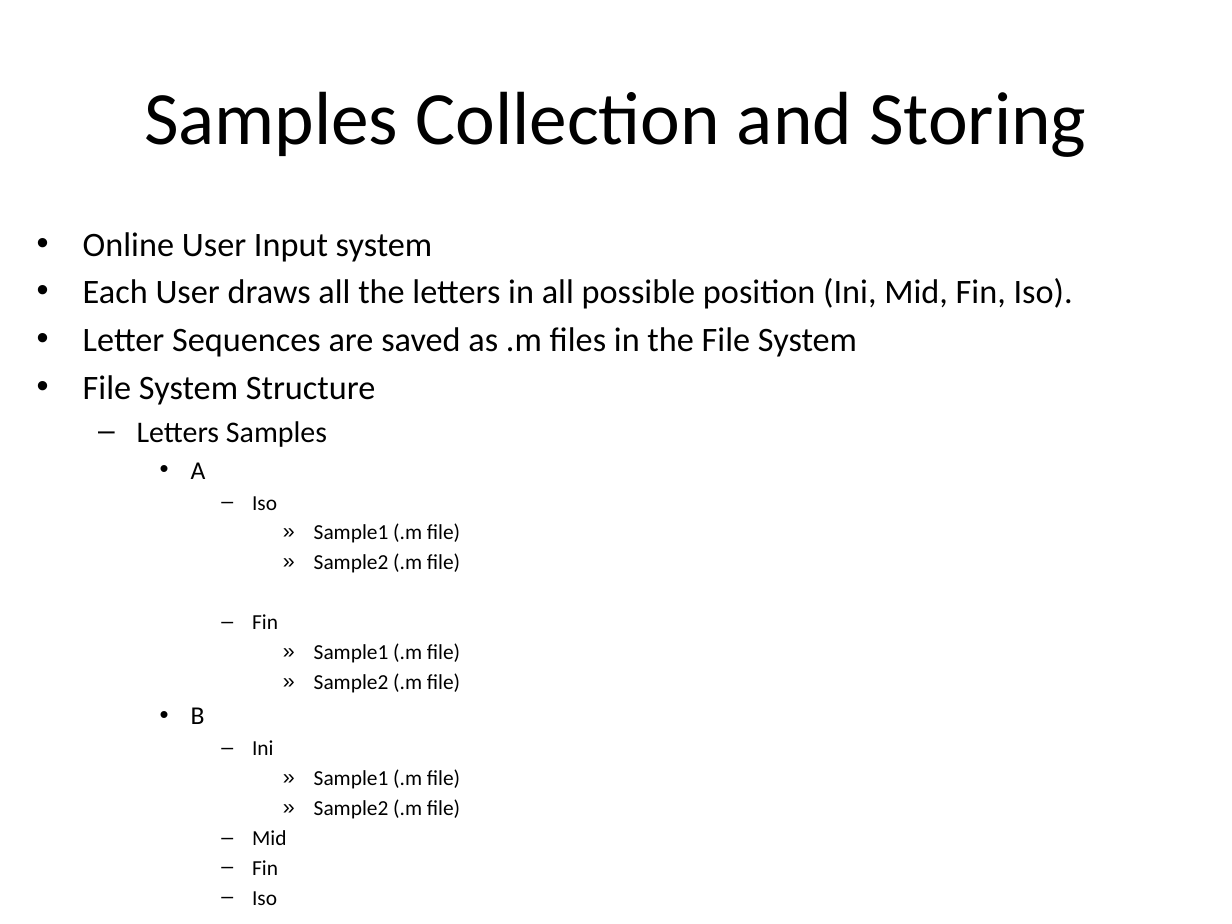
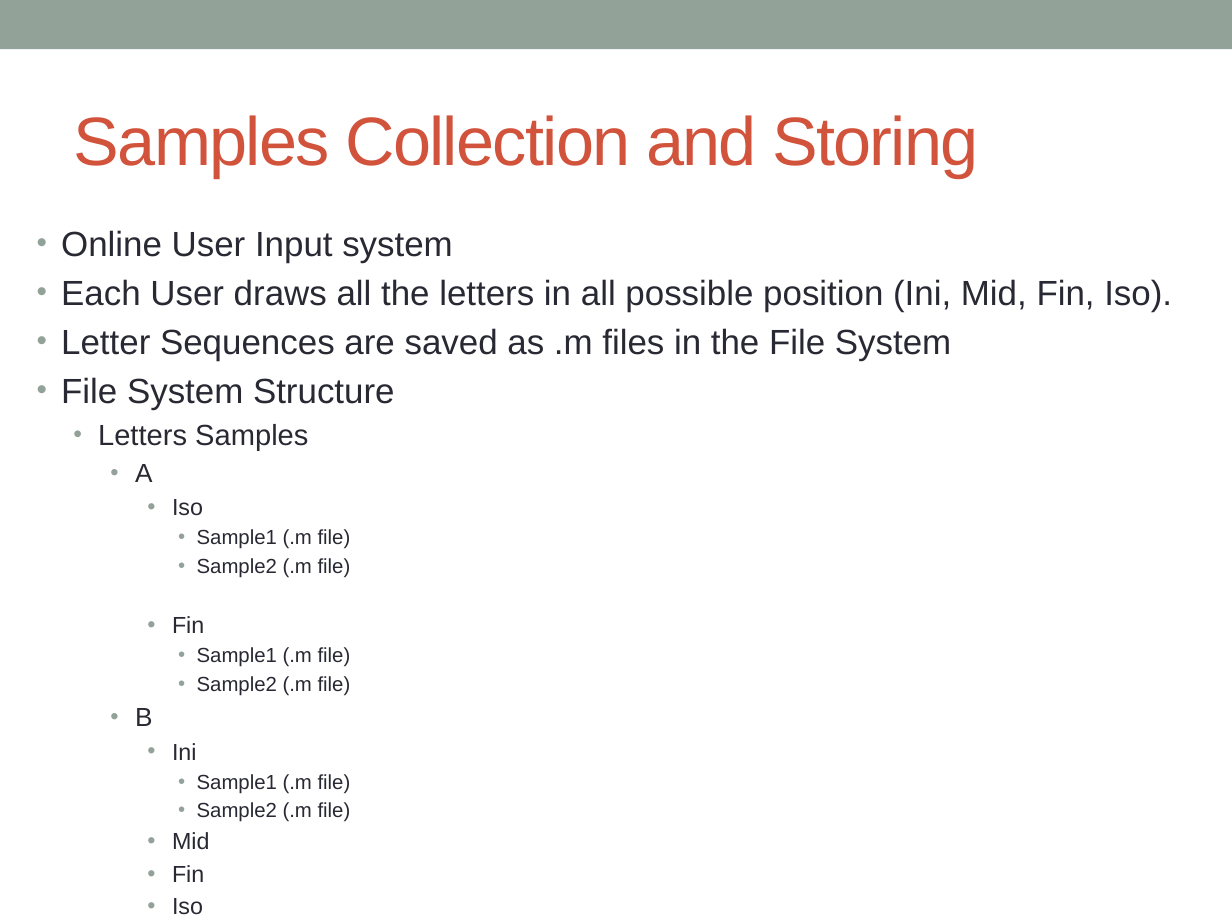
Before and after one commit to kourgeorge/arabic-icr, a slide deck: slide 15 of Thesis/Just In Time Arabic Handwriting Recognition.pptx. Drawn at 1232x924 pixels with LibreOffice and Linux fonts; fonts in the diff are those of the drawing. Boxes give left, top, right and bottom in pixels: in the first picture for what was removed or moved away, otherwise in the second. Text is boxed around its words. In the diff, an @@ line names an element or a change of style, - is before the commit and + after.

```diff
--- a/Thesis/Just In Time Arabic Handwriting Recognition.pptx
+++ b/Thesis/Just In Time Arabic Handwriting Recognition.pptx
@@ rectangle added at (0,0,1232,49), fill #93A299 @@
@@ title "Samples Collection and Storing": place and size @@
-title "Samples Collection and Storing" at (144,91,1086,157)
+title "Samples Collection and Storing" at (74,115,978,178)
@@ title "Samples Collection and Storing" at (74,115,978,178): size 44 to 40 pt, font Calibri to Arial, text colour #000000 to #D2533C, letter spacing 0 to -1 pt; alignment centre to left @@
@@ text "Online User Input system" at (61,230,1172,915): size 20 to 20.4 pt in "Online User Input system", "Each User draws all the letters in ...", "Letter Sequences are saved as .m files ...", "File System Structure"; font Calibri to Arial, text colour #000000 to #292934; size 17.5 to 17 pt in "Letters Samples"; size 15 to 15.3 pt in "A", "B", "…"; size 12.5 to 13.6 pt in "Iso", "Fin", "Ini", "Mid" and 2 more places; size 12.5 to 11.9 pt in "Sample1 (.m file)", "Sample2 (.m file)", "Sample1 (.m file)", "Sample2 (.m file)" and 2 more places; indent changed; bullet – to •; bullet » to • @@
```
Also in this commit, not shown: 17 other slides changed, 7 slides added, 2 slides removed, 4 other files.
